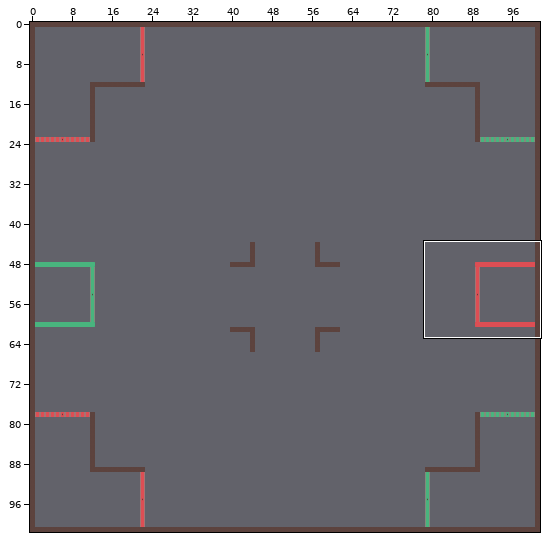
A Tiled map gets an edit: src/Game/Map/arena.tmx. The picture above shows the old version from afar; the outline marks the close-up.
Close-up. As it was:
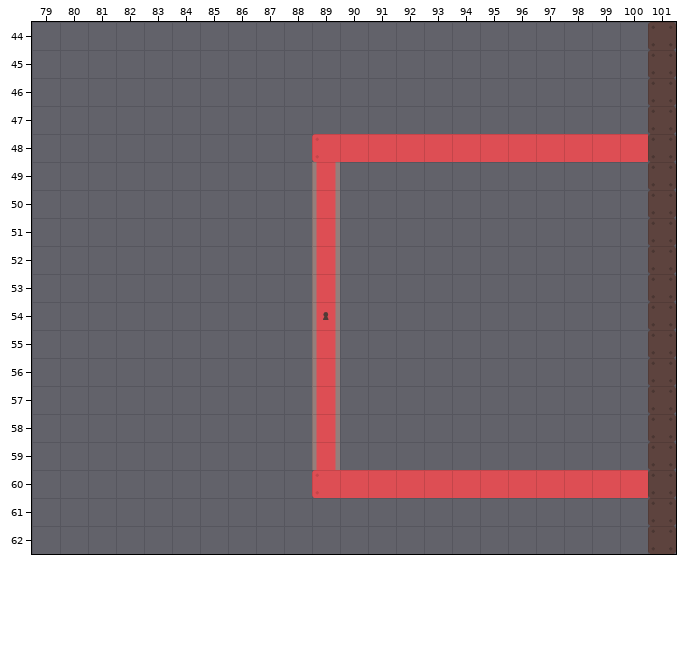
Cells are 64x64 px. Shown: x 79..101, y 44..62. The commit also changed other parts of the map, which this record leaves out.
And afterwards:
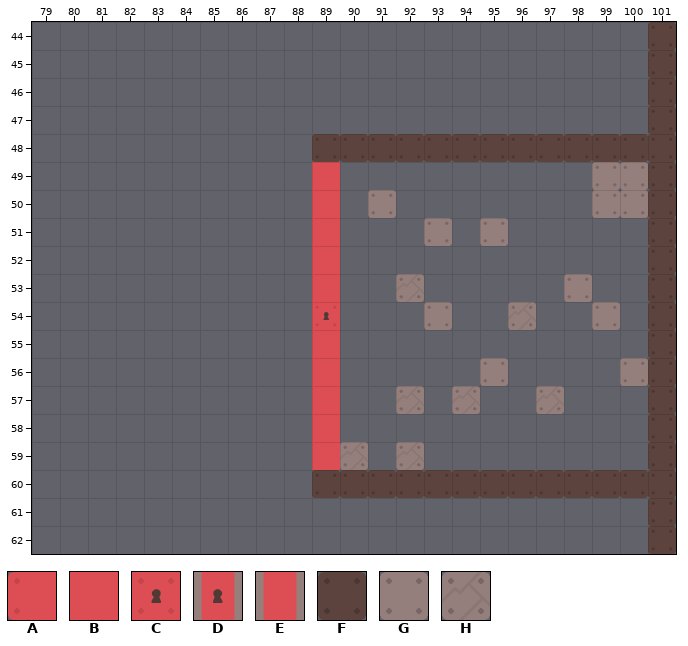
Key: from "tilesheet_complete": A 146 "Ground", B 148 "Ground", C 149 "RedBlock", D 153 "RedBlock", E 175 "RedBlock", F 192 "Ground", G 193, H 215.
_ is an empty cell, . an unchanged one.
Change:
--- layer "Ground"
@@ x 89..100 @@
-48 ABBBBBBBBBBB
-49 E.........__
-50 E._.......__
-51 E..._._.....
-52 E...........
-53 E.._....._..
-54 D..._.._.._.
-55 E...........
-56 E....._...._
-57 E.._._.._...
-58 E...........
-59 E_._........
-60 ABBBBBBBBBBB
+48 FFFFFFFFFFFF
+49 B.........GG
+50 B.G.......GG
+51 B...G.G.....
+52 B...........
+53 B..H.....G..
+54 C...G..H..G.
+55 B...........
+56 B.....G....G
+57 B..H.H..H...
+58 B...........
+59 BH.H........
+60 FFFFFFFFFFFF
